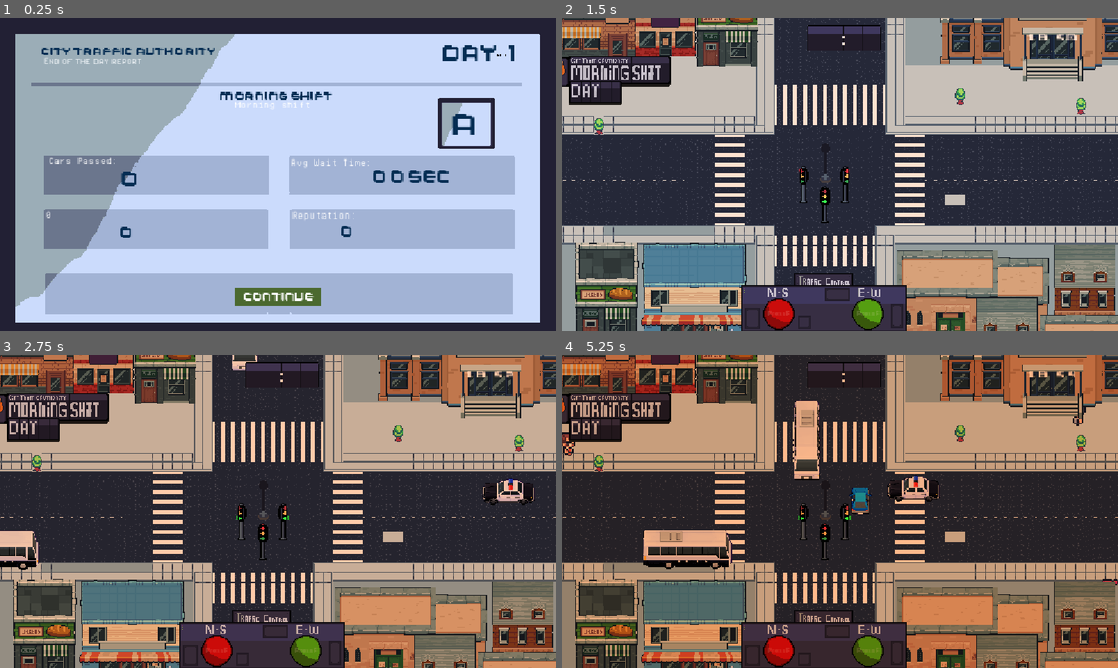
Above: before the commit, frames 1-4 (two rows, left to right).
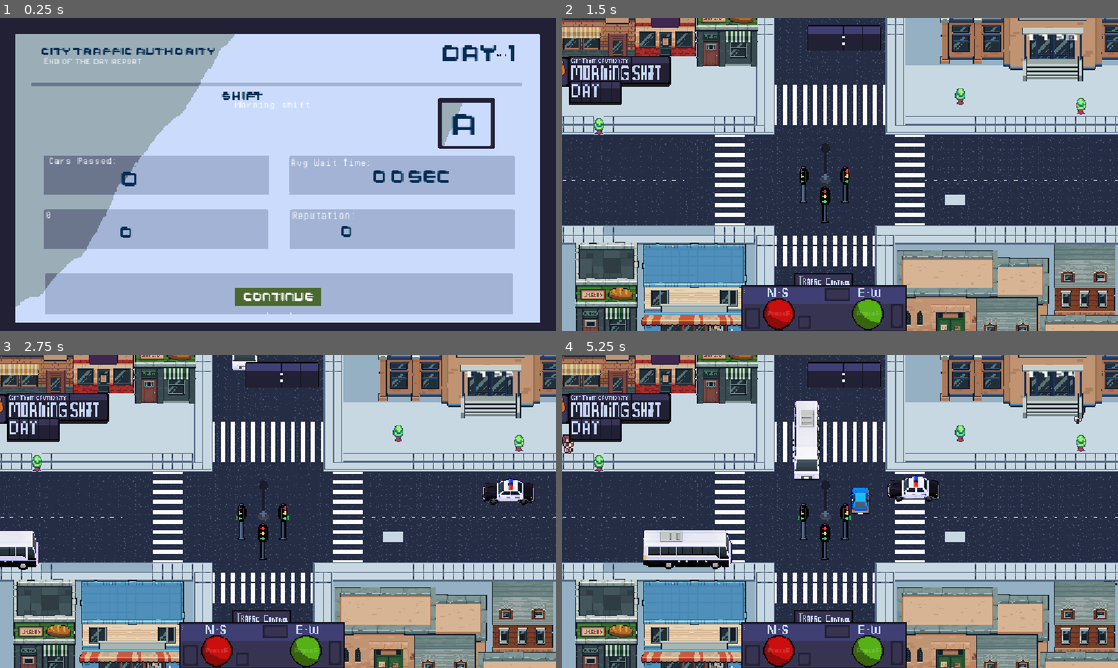
Above: after the commit, the same moments.

Repository: lafgo-fc/game-jam-repoooo
Game: Godot game, scene res://report.tscn
Two runs of this game, one before a commit and one after it. Both use one fixed random seed, a clock stepped at 60 frames per second and the inputs below. This scene is started directly instead of the project's main scene.
Inputs:
- Up to frame 1 (0.25 s): no input
- Up to frame 2 (1.5 s): click "Continue" at 0.5 s; tap F (traffic control front and back) at 1.25 s; hold R (traffic control right and left) from 1.28 s (still down)
- Up to frame 3 (2.75 s): keep holding R (traffic control right and left); tap Enter (ui_accept) at 1.52, 2.27 s; tap F (traffic control front and back) at 2 s
- Up to frame 4 (5.25 s): keep holding R (traffic control right and left); tap F (traffic control front and back) every 0.75 s from 2.75 to 5 s; tap Enter (ui_accept) at 3.77, 4.52 s

The runs differ from the first frame. In frame 1, 0.3% of the frame differs, in the area x 39-60%, y 23-27%; in frame 2, 42%; in frame 3, 57%; in frame 4, 91%, in the area x 0-100%, y 0-100%.

Commit message:
added the npc back condition

Diff:
--- a/report.gd
+++ b/report.gd
@@ -22,6 +22,7 @@
 	cars_label.text = str(GameData.car_passed)
 
 	wait_label.text = str(
+
 		round(GameData.average_waiting_time)
 	) + " sec"
 
@@ -31,7 +32,7 @@
 
 	day_label.text = "DAY " + str(GameData.day)
 
-	shift_label.text = GameData.current_shift + " shift"
+	shift_label.text = GameData.daycycle + " shift"
 
 	grade_label.text = calculate_grade()
 
--- a/scne/pedestians.tscn
+++ b/scne/pedestians.tscn
@@ -44,6 +44,8 @@
 @onready var pt_22 = $\"../../waypoints/p22\"
 @onready var pt_23 = $\"../../waypoints/p23\"
 @onready var pt_24 = $\"../../waypoints/p24\"
+@onready var back_track = $back_npc
+var npc_back = false
 
 
 @onready var npc_light = $PointLight2D
@@ -86,6 +88,7 @@
 		npc_light.show()
 	else:
 		npc_light.hide()
+	update_back_track()
 
 
 	# performing the dodge
@@ -201,7 +204,7 @@
 		return
 	check_signal()
 	evaluvate_waiting_time(delta)
-	if npc_inside == true and stop_signal == true:
+	if  stop_signal == true or npc_back:
 		velocity = Vector2.ZERO
 		npc_name.play(\"idle \" + last_direction)
 	else:
@@ -249,10 +252,10 @@
 		var possible_pt = [pt_8,pt_12,pt_14]
 		near_pt = possible_pt.pick_random()
 	elif near_pt == pt_20:
-		var possible_pt = [pt_5,pt_12,pt_19,pt_2]
+		var possible_pt = [pt_12]
 		near_pt = possible_pt.pick_random()
 	elif near_pt == pt_23:
-		var possible_pt = [pt_21]
+		var possible_pt = [pt_1]
 		near_pt = possible_pt.pick_random()
 	elif near_pt == pt_21:
 		var possible_pt = [pt_23,pt_3,pt_9,pt_4]
@@ -277,13 +280,13 @@
 	(previous_pt == pt_23 and near_pt == pt_21):
 		if GameData.light == \"green in front\":
 			stop_signal = true
-			print(stop_signal)
 
 	# pt20 → pt2 | pt21 → pt3
 	elif (previous_pt == pt_20 and near_pt == pt_2) or \\
 	(previous_pt == pt_21 and near_pt == pt_23):
-		if GameData.light == \"green in front\":
+		if GameData.light == \"red in front\":
 			stop_signal = true
+
 
 	# pt12 → pt13 | pt3 → pt1
 	elif (previous_pt == pt_12 and near_pt == pt_13) or \\
@@ -374,6 +377,27 @@
 		if stop_signal or npc_inside:
 			npc_waiting_time += delta
 			GameData.npc_waiting_time += delta
+func update_back_track():
+	if last_direction == \"front\":
+		back_track.position = Vector2(0 , 26)
+	elif last_direction == \"top\":
+		back_track.position = Vector2(0 , -26)
+	elif last_direction == \"right\":
+		back_track.position = Vector2(27 , 7)
+	elif last_direction == \"left\":
+		back_track.position = Vector2(-27 , 7)
+
+
+func _on_back_npc_body_entered(body: Node2D) -> void:
+	if body.is_in_group(\"npc\") and body != self:
+		npc_back = true
+		print(\"npc back \",npc_back)
+
+
+func _on_back_npc_body_exited(body: Node2D) -> void:
+	if body.is_in_group(\"npc\") and body != self:
+		npc_back = false
+		print(npc_back)
 "
 
 [sub_resource type="AtlasTexture" id="AtlasTexture_mvjtp"]
@@ -1979,11 +2003,11 @@
 }]
 
 [sub_resource type="CircleShape2D" id="CircleShape2D_74c84"]
-radius = 24.020824
+radius = 23.021729
 
 [sub_resource type="CapsuleShape2D" id="CapsuleShape2D_gdw26"]
-radius = 6.75
-height = 18.31579
+radius = 5.233083
+height = 16.571428
 
 [sub_resource type="Gradient" id="Gradient_12oeb"]
 offsets = PackedFloat32Array(0, 0.5120482)
@@ -1995,38 +2019,41 @@
 fill_from = Vector2(0.47826087, 0.5565217)
 fill_to = Vector2(0.9956522, 0)
 
+[sub_resource type="RectangleShape2D" id="RectangleShape2D_74c84"]
+size = Vector2(28, 26)
+
 [node name="Pedestians" type="CharacterBody2D" unique_id=907237046 groups=["npc"]]
 script = SubResource("GDScript_8ja1e")
 
 [node name="npc 1" type="AnimatedSprite2D" parent="." unique_id=650339071]
 position = Vector2(0, -7)
-scale = Vector2(2.6666667, 2.2931035)
+scale = Vector2(2, 1.72)
 sprite_frames = SubResource("SpriteFrames_74c84")
 animation = &"idle front"
 
 [node name="npc 2" type="AnimatedSprite2D" parent="." unique_id=1958349776]
 position = Vector2(0.25000072, -5.2500005)
-scale = Vector2(2.34375, 2.40625)
+scale = Vector2(2, 2.053)
 sprite_frames = SubResource("SpriteFrames_454ae")
 animation = &"idle front"
 
 [node name="npc 3" type="AnimatedSprite2D" parent="." unique_id=1103112919]
-scale = Vector2(2.5, 2.5)
+scale = Vector2(2, 2)
 sprite_frames = SubResource("SpriteFrames_xnp0m")
 animation = &"idle front"
 
 [node name="npc 4" type="AnimatedSprite2D" parent="." unique_id=518088500]
-scale = Vector2(2.5, 2.5)
+scale = Vector2(2, 2)
 sprite_frames = SubResource("SpriteFrames_xi4lh")
 animation = &"idle front"
 
 [node name="npc 5" type="AnimatedSprite2D" parent="." unique_id=1794136208]
-scale = Vector2(2.4, 2.4)
+scale = Vector2(2, 2)
 sprite_frames = SubResource("SpriteFrames_wmd7k")
 animation = &"idle front"
 
 [node name="npc 6" type="AnimatedSprite2D" parent="." unique_id=1197517645]
-scale = Vector2(2.4, 2.4)
+scale = Vector2(2, 2)
 sprite_frames = SubResource("SpriteFrames_n1mkj")
 animation = &"idle front"
 
@@ -2037,7 +2064,7 @@
 shape = SubResource("CircleShape2D_74c84")
 
 [node name="CollisionShape2D" type="CollisionShape2D" parent="." unique_id=741942514]
-position = Vector2(0, -4)
+position = Vector2(2, -1.0000038)
 scale = Vector2(2.6666667, 2.2931035)
 shape = SubResource("CapsuleShape2D_gdw26")
 
@@ -2047,5 +2074,15 @@
 scale = Vector2(1.9583334, 1.7559267)
 texture = SubResource("GradientTexture2D_74c84")
 
+[node name="back_npc" type="Area2D" parent="." unique_id=2016145158]
+position = Vector2(5, 26)
+metadata/_edit_group_ = true
+
+[node name="CollisionShape2D" type="CollisionShape2D" parent="back_npc" unique_id=994830287]
+position = Vector2(-6, -12)
+shape = SubResource("RectangleShape2D_74c84")
+
 [connection signal="body_entered" from="Area2D" to="." method="_on_area_2d_body_entered"]
 [connection signal="body_exited" from="Area2D" to="." method="_on_area_2d_body_exited"]
+[connection signal="body_entered" from="back_npc" to="." method="_on_back_npc_body_entered"]
+[connection signal="body_exited" from="back_npc" to="." method="_on_back_npc_body_exited"]
--- a/scne/scripts/car.gd
+++ b/scne/scripts/car.gd
@@ -126,9 +126,10 @@
 			GameData.total_waiting_time += waiting_time
 			GameData.total_cars += 1
 			GameData.average_waiting_time = (
-				GameData.total_waiting_time / GameData.total_cars
+				GameData.car_waiting_time/ GameData.total_cars
 			)
 			queue_free()
+			GameData.reputation += 100
 
 
 func update_waiting_time(delta: float, waiting: bool) -> void:
--- a/scne/scripts/character_body_2d.gd
+++ b/scne/scripts/character_body_2d.gd
@@ -107,9 +107,6 @@
 
 			GameData.total_waiting_time += waiting_time
 			GameData.total_cars += 1
-			GameData.average_waiting_time = (
-				GameData.total_waiting_time / GameData.total_cars
-			)
 
 			queue_free()
 			return
--- a/scne/test_one.gd
+++ b/scne/test_one.gd
@@ -45,7 +45,7 @@
 
 
 	day_timer.wait_time = 1140
-	day_timer.start(310)
+	day_timer.start(400)
 
 
 func _process(delta: float) -> void:
@@ -124,6 +124,8 @@
 		print("Total number of npc died ", GameData.no_npc_died)
 		print("Total waiting time of car ", GameData.car_waiting_time)
 		print("Total waiting time of npc ", GameData.npc_waiting_time)
+		print("total cars passed ",GameData.total_cars)
+		print("avg waiting time of car ",GameData.average_waiting_time)
 
 		GameData.no_npc_died = 0
 		GameData.npc_waiting_time = 0
